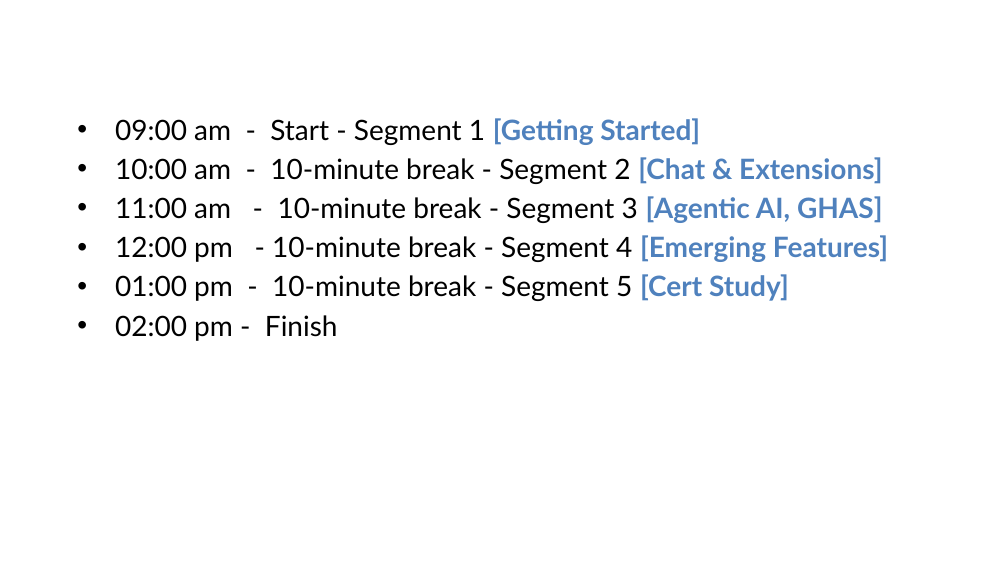
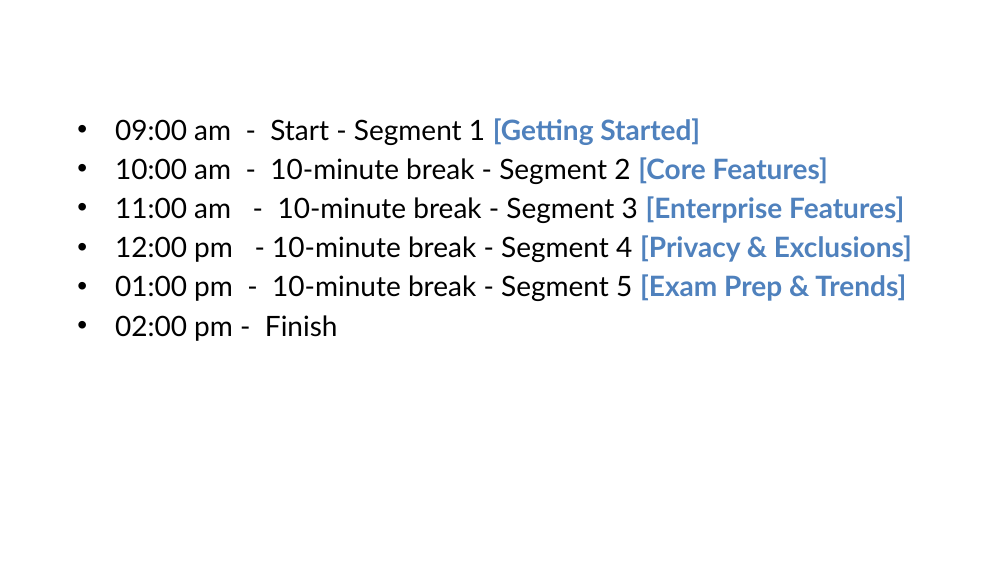
Before and after one commit to timothywarner-org/copilot-cert-prep, a slide deck: slide 4 of course-materials/warner-github-cert-prep.pptx. Drawn at 1008x567 pixels with LibreOffice and Linux fonts; fonts in the diff are those of the drawing; background and template pictures are left out. Boxes give left, top, right and bottom in pixels: in the first picture for what was removed or moved away, otherwise in the second. Text is boxed around its words. In the diff, an @@ line names an element or a change of style, - is before the commit and + after.

```diff
--- a/course-materials/warner-github-cert-prep.pptx
+++ b/course-materials/warner-github-cert-prep.pptx
@@ text at [115,157,912,301]: text changed @@
-• 10:00 am - 10-minute break - Segment 2 [Chat & Extensions]
-• 11:00 am - 10-minute break - Segment 3 [Agentic AI, GHAS]
-• 12:00 pm - 10-minute break - Segment 4 [Emerging Features]
-• 01:00 pm - 10-minute break - Segment 5 [Cert Study]
+• 10:00 am - 10-minute break - Segment 2 [Core Features]
+• 11:00 am - 10-minute break - Segment 3 [Enterprise Features]
+• 12:00 pm - 10-minute break - Segment 4 [Privacy & Exclusions]
+• 01:00 pm - 10-minute break - Segment 5 [Exam Prep & Trends]
```
Also in this commit, not shown: 1 slide added, 3 other files.
